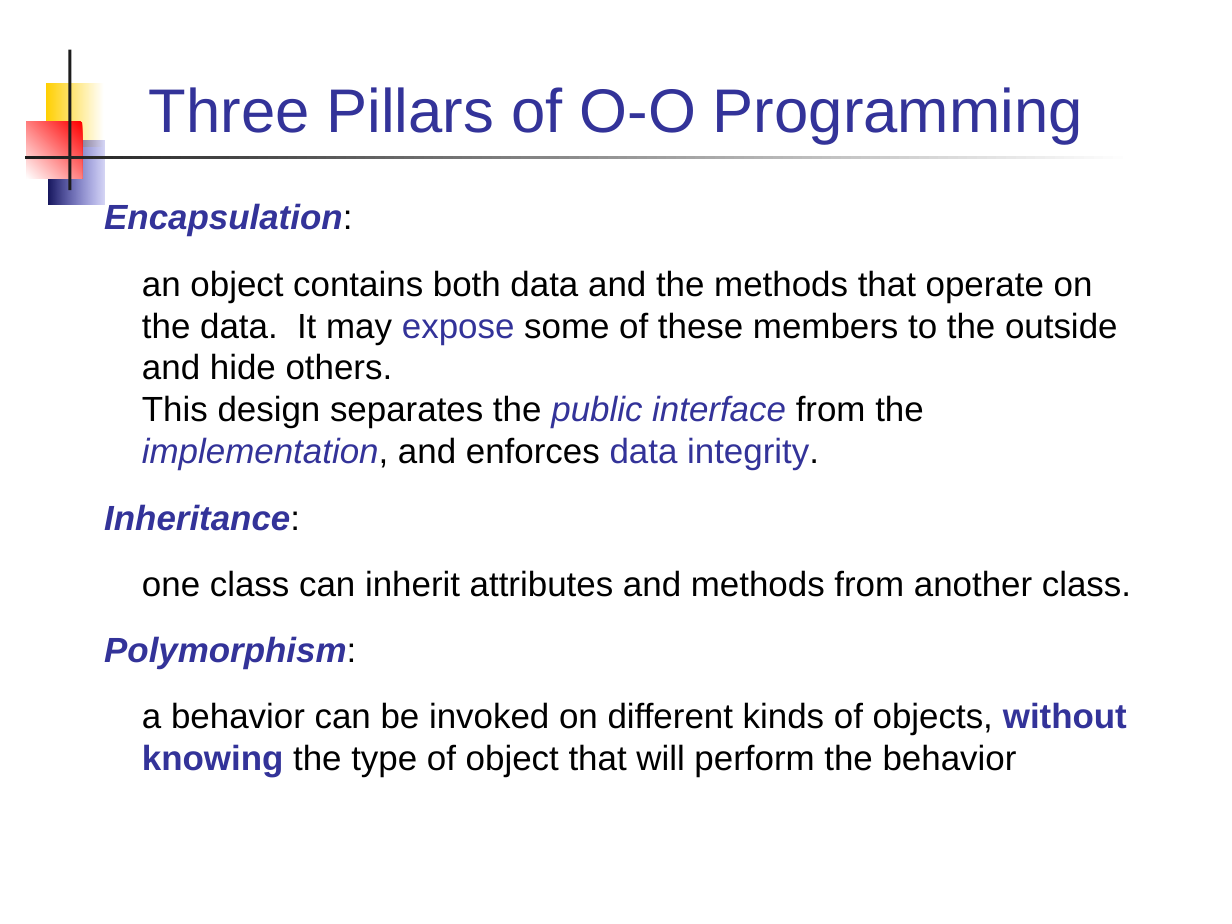
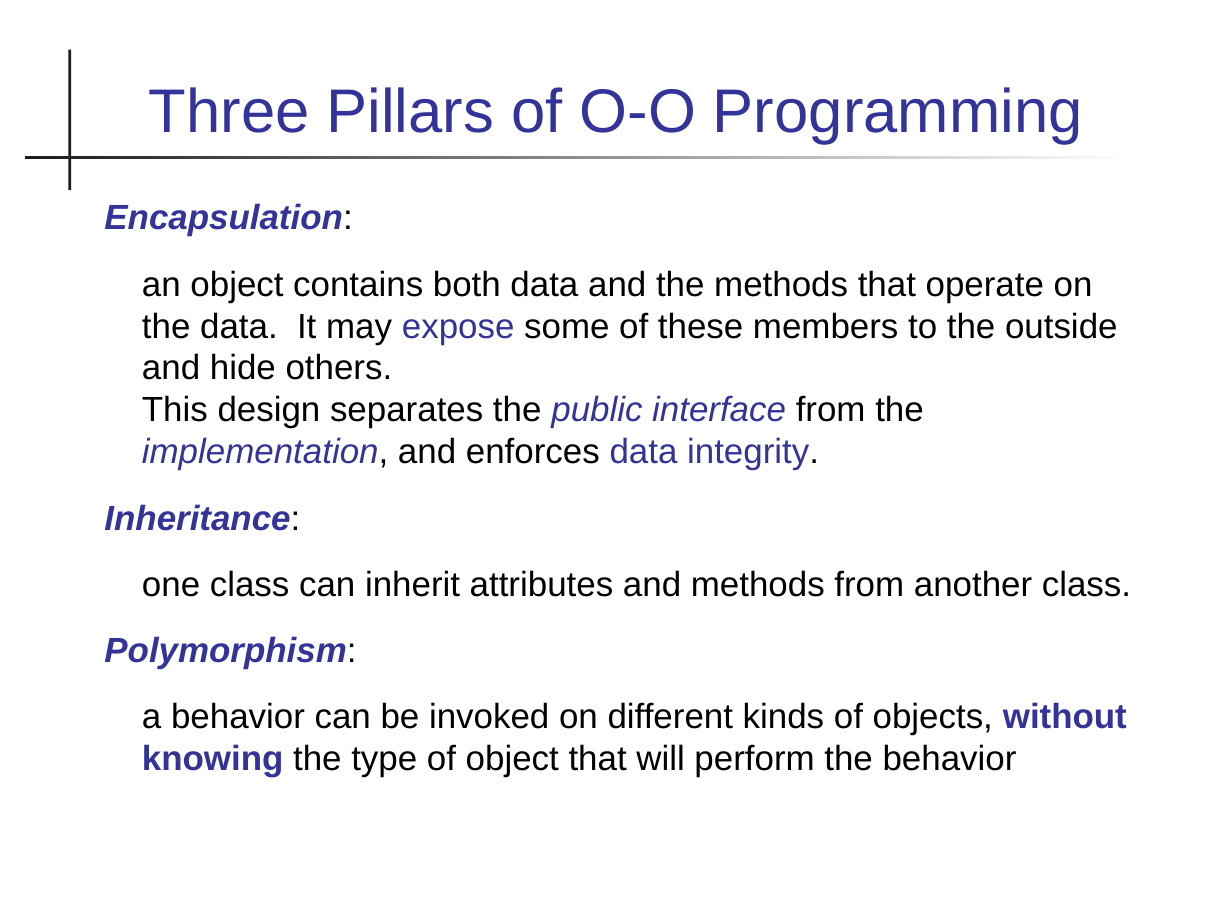
Before and after one commit to skeoop/skeoop.github.io, a slide deck: slide 2 of week2/1-Polymorphism.ppt. Drawn at 1232x924 pixels with LibreOffice and Linux fonts; fonts in the diff are those of the drawing. Boxes give left, top, right and bottom in pixels: in the first picture for what was removed or moved away, otherwise in the second. Text is boxed around its words. In the diff, an @@ line names an element or a change of style, - is before the commit and + after.

```diff
--- a/week2/1-Polymorphism.ppt
+++ b/week2/1-Polymorphism.ppt
@@ rectangle removed at (46,83,103,147) @@
@@ rectangle removed at (27,122,83,179) @@
@@ rectangle removed at (48,140,103,205) @@
@@ text "Encapsulation:" at (104,203,1131,777): indent changed @@
```
Also in this commit, not shown: 30 other slides changed, 7 slides added, 1 slide removed, 5 other files.
